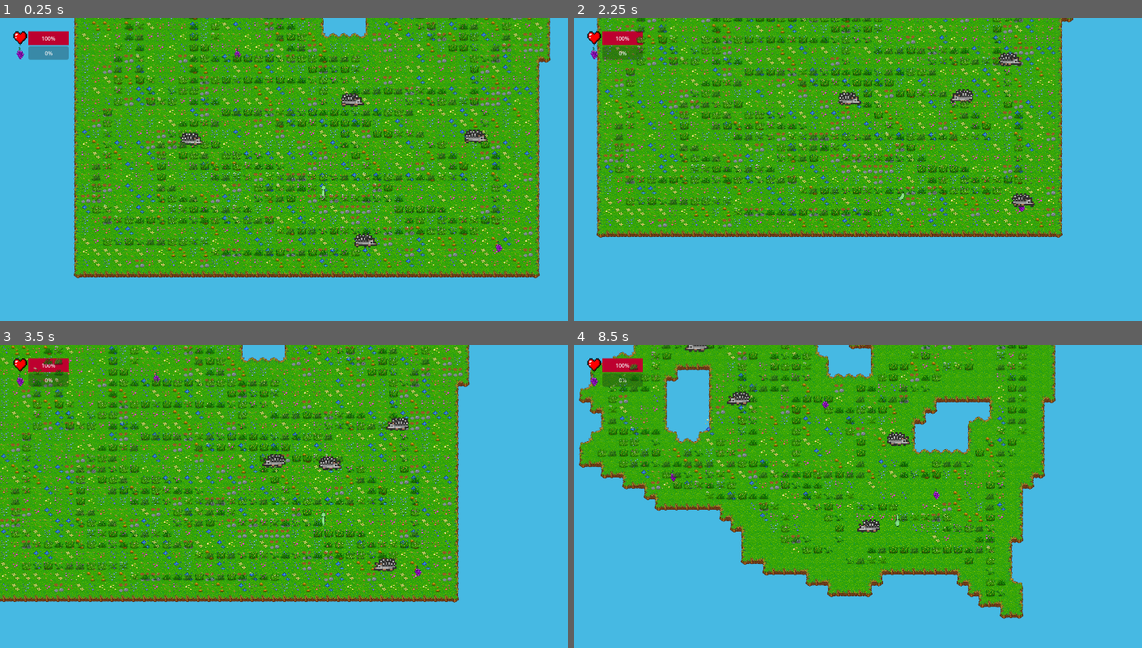
Above: before the commit, frames 1-4 (two rows, left to right).
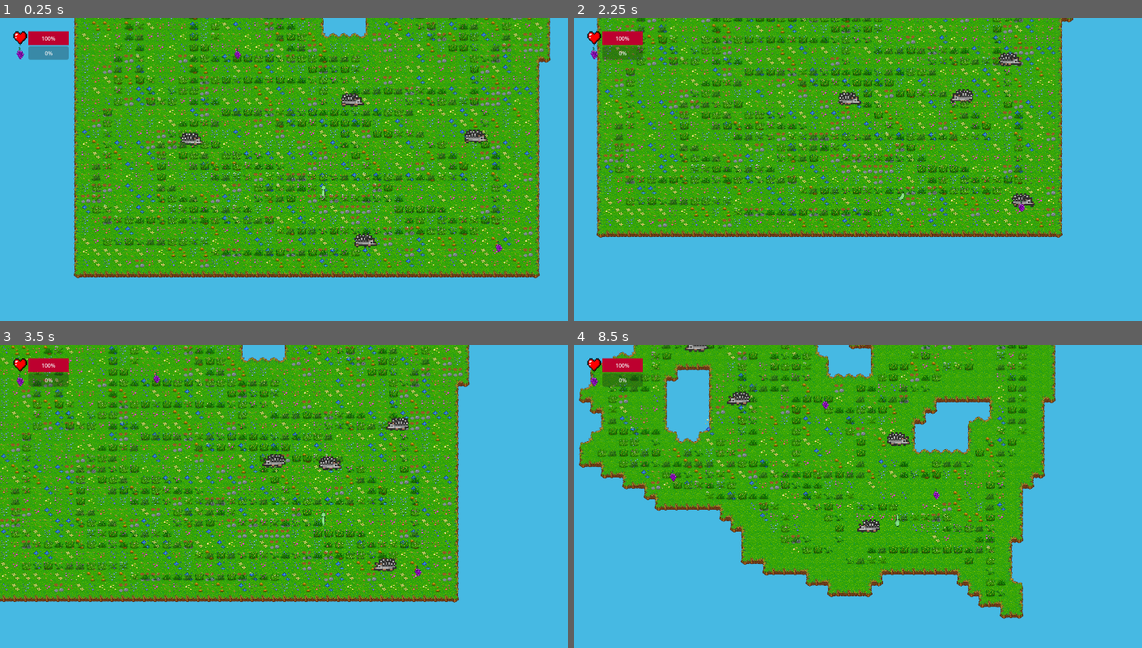
Above: after the commit, the same moments.

Repository: milana-94888u/snail_game
Game: Godot game, scene res://world/fourth_level.tscn
The game is run twice, just before and just after one commit, with the same random seed, the same clock (stepped at 60 frames per second) and the same inputs. This scene is started directly instead of the project's main scene. Video files are missing from this copy of the repository; at most half a second of black plays in their place.
Inputs (mouse positions are in pixels of both pictures, inside the frame that each line leads up to):
- Up to frame 1 (0.25 s): no input
- Up to frame 2 (2.25 s): tap Enter (ui_accept) at 0.5, 0.77, 1.52 s; move the mouse to (1039, 181) at 0.52 s; hold Right (ui_right) 0.53-1.28 s; click (1039, 181) at 0.67 s; move the mouse to (767, 217) at 1.27 s; hold Down (ui_down) 1.28-2.03 s; move the mouse to (960, 121) at 2.02 s; hold Right (ui_right) from 2.03 s (still down)
- Up to frame 3 (3.5 s): move the mouse to (289, 599) at 2.77 s; release Right (ui_right) at 2.78 s; hold Up (ui_up) from 2.78 s (still down); click (289, 599) at 2.92 s; tap Enter (ui_accept) at 3.02 s
- Up to frame 4 (8.5 s): move the mouse to (1090, 581) at 3.52 s; release Up (ui_up) at 3.53 s; hold Left (ui_left) 3.53-5.03 s; tap Enter (ui_accept) at 3.77, 4.52, 6.02, 6.77, 7.52 s; move the mouse to (704, 472) at 4.27 s; move the mouse to (931, 526) at 5.02 s; hold Down (ui_down) 5.03-5.78 s; click (931, 526) at 5.17 s; move the mouse to (801, 435) at 5.77 s; hold Right (ui_right) 5.78-6.53 s; move the mouse to (1039, 508) at 6.52 s; hold Up (ui_up) 6.53-7.28 s; move the mouse to (767, 544) at 7.27 s; hold Right (ui_right) 7.28-8.03 s; click (767, 544) at 7.42 s; move the mouse to (960, 448) at 8.02 s; hold Down (ui_down) from 8.03 s (still down)

The runs differ from the first frame. In frame 1, less than 0.1% of the frame differs, in the area x 41-43%, y 11-14%; in frame 2, less than 0.1%; in frame 3, less than 0.1%, in the area x 5-29%, y 4-14%; in frame 4, less than 0.1%.

Commit message:
[fix] minor game changes

Diff:
--- a/grape/grape.tscn
+++ b/grape/grape.tscn
@@ -7,7 +7,7 @@
 height = 34.0
 
 [node name="Grape" type="Area2D"]
-z_index = 1
+z_index = 2
 y_sort_enabled = true
 script = ExtResource("1_ny6ka")
 
--- a/snail/broken_snail.tscn
+++ b/snail/broken_snail.tscn
@@ -127,6 +127,7 @@
 frame_progress = 0.0
 
 [node name="Control" type="Control" parent="." index="4"]
+z_index = 2
 custom_minimum_size = Vector2(1920, 1080)
 layout_mode = 3
 anchors_preset = 0
--- a/snail/last_level_snail.tscn
+++ b/snail/last_level_snail.tscn
@@ -1,17 +1,11 @@
-[gd_scene load_steps=3 format=3 uid="uid://dbc2wgn27ydmv"]
+[gd_scene load_steps=2 format=3 uid="uid://dbc2wgn27ydmv"]
 
 [ext_resource type="PackedScene" uid="uid://ceoauleya4o2p" path="res://snail/broken_snail.tscn" id="1_y02ju"]
-[ext_resource type="PackedScene" uid="uid://dmr0fcamx7t56" path="res://joystick/virtual_joystick.tscn" id="2_a21q5"]
 
 [node name="LastLevelSnail" instance=ExtResource("1_y02ju")]
 
 [node name="Control" parent="." index="4"]
 visible = false
 
-[node name="Virtual Joystick" parent="." index="10" instance=ExtResource("2_a21q5")]
-offset_left = -960.0
-offset_top = 240.0
-offset_right = -660.0
-offset_bottom = 540.0
-joystick_mode = 1
-visibility_mode = 1
+[node name="AudioCrawl" parent="." index="5"]
+volume_db = 0.0
--- a/snail/snail.tscn
+++ b/snail/snail.tscn
@@ -152,6 +152,7 @@
 
 [node name="AudioCrawl" type="AudioStreamPlayer2D" parent="."]
 stream = ExtResource("3_vbdli")
+volume_db = -10.0
 
 [node name="AudioMusic" type="AudioStreamPlayer2D" parent="."]
 stream = ExtResource("4_yry4r")
